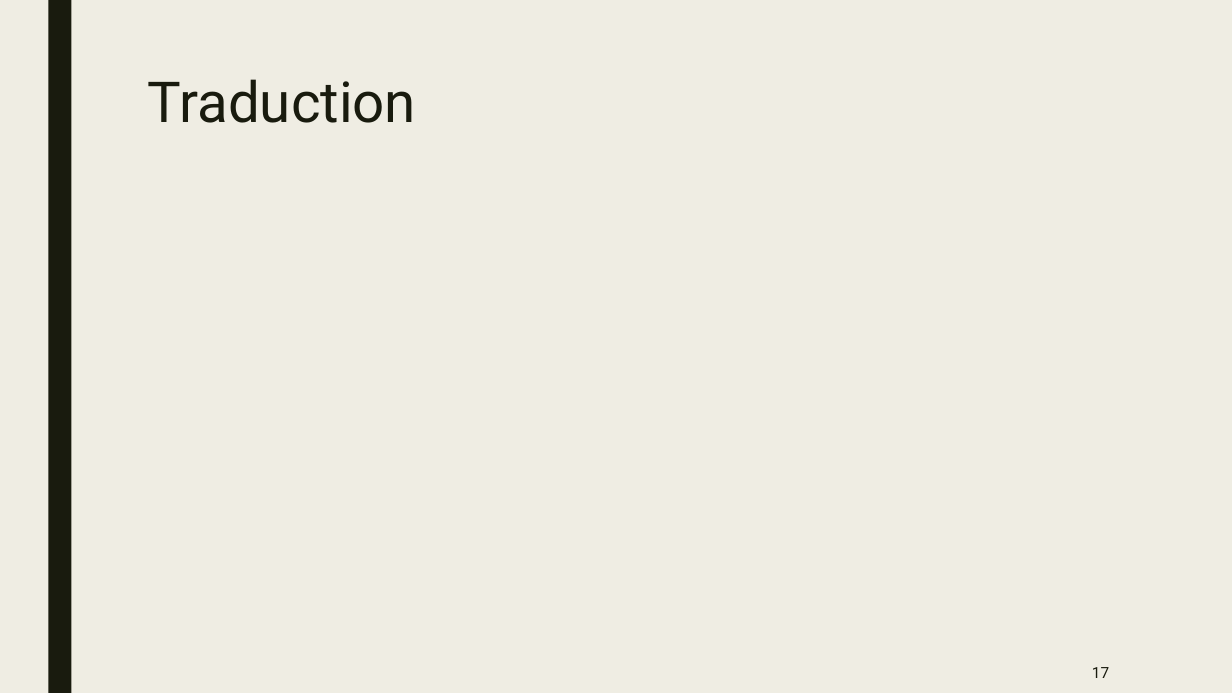
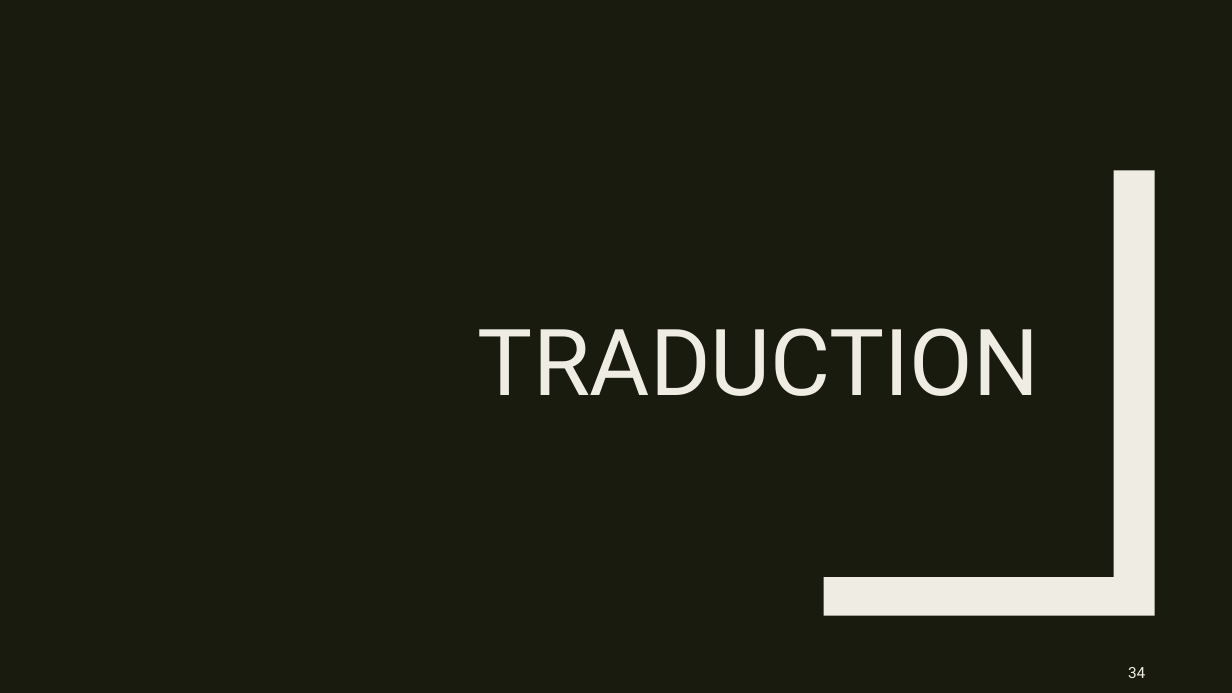
Before and after one commit to Yoan15/CDA22-23_yoan, a slide deck: slide 34 of ressources/CDA_Projet_Repotech_Yoan_Deconinck.pptx (slide 17 before the commit). Drawn at 1232x693 pixels with LibreOffice and Linux fonts; fonts in the diff are those of the drawing. Boxes give left, top, right and bottom in pixels: in the first picture for what was removed or moved away, otherwise in the second. Text is boxed around its words. In the diff, an @@ line names an element or a change of style, - is before the commit and + after.

```diff
--- a/ressources/CDA_Projet_Repotech_Yoan_Deconinck.pptx
+++ b/ressources/CDA_Projet_Repotech_Yoan_Deconinck.pptx
@@ background #EFEDE3 to #191B0E @@
@@ rectangle removed at <box>48,0,71,693</box> @@
@@ title "TRADUCTION" at <box>478,328,1039,396</box>: vertical alignment top to bottom @@
@@ freeform shape added at <box>824,170,1155,616</box>, fill #EFEDE3 @@
@@ title at <box>478,328,1039,396</box>: text changed; size 44 to 72 pt; text colour #191B0E to #EFEDE3 @@
-Traduction
+TRADUCTION
@@ page number removed at <box>1092,667,1109,678</box> @@
-17
@@ page number added at <box>1128,667,1145,678</box>, 12 pt, text #EFEDE3 @@
+34
```
Also in this commit, not shown: 9 other slides changed, 20 slides added, 5 other files.
